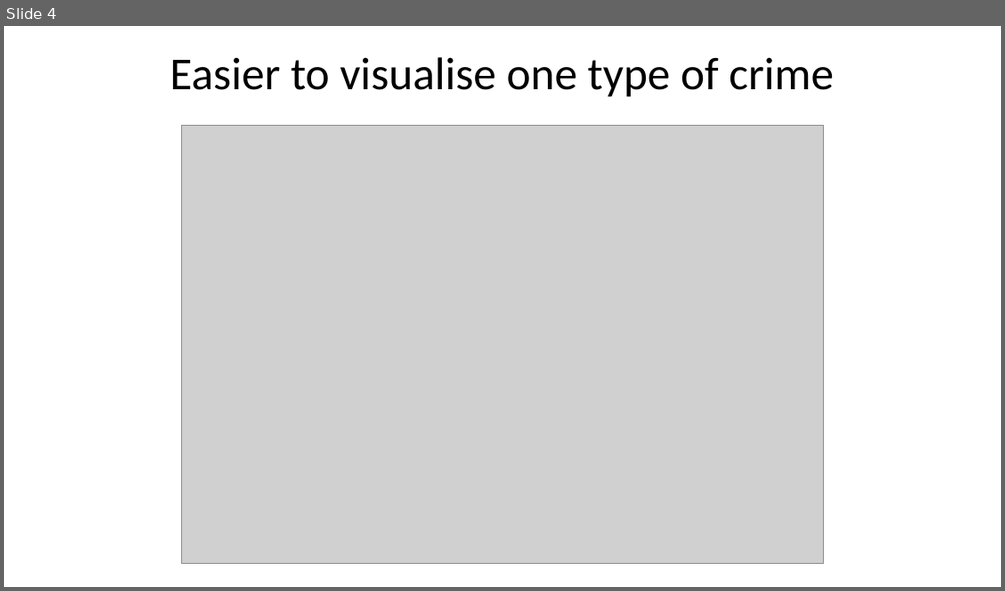
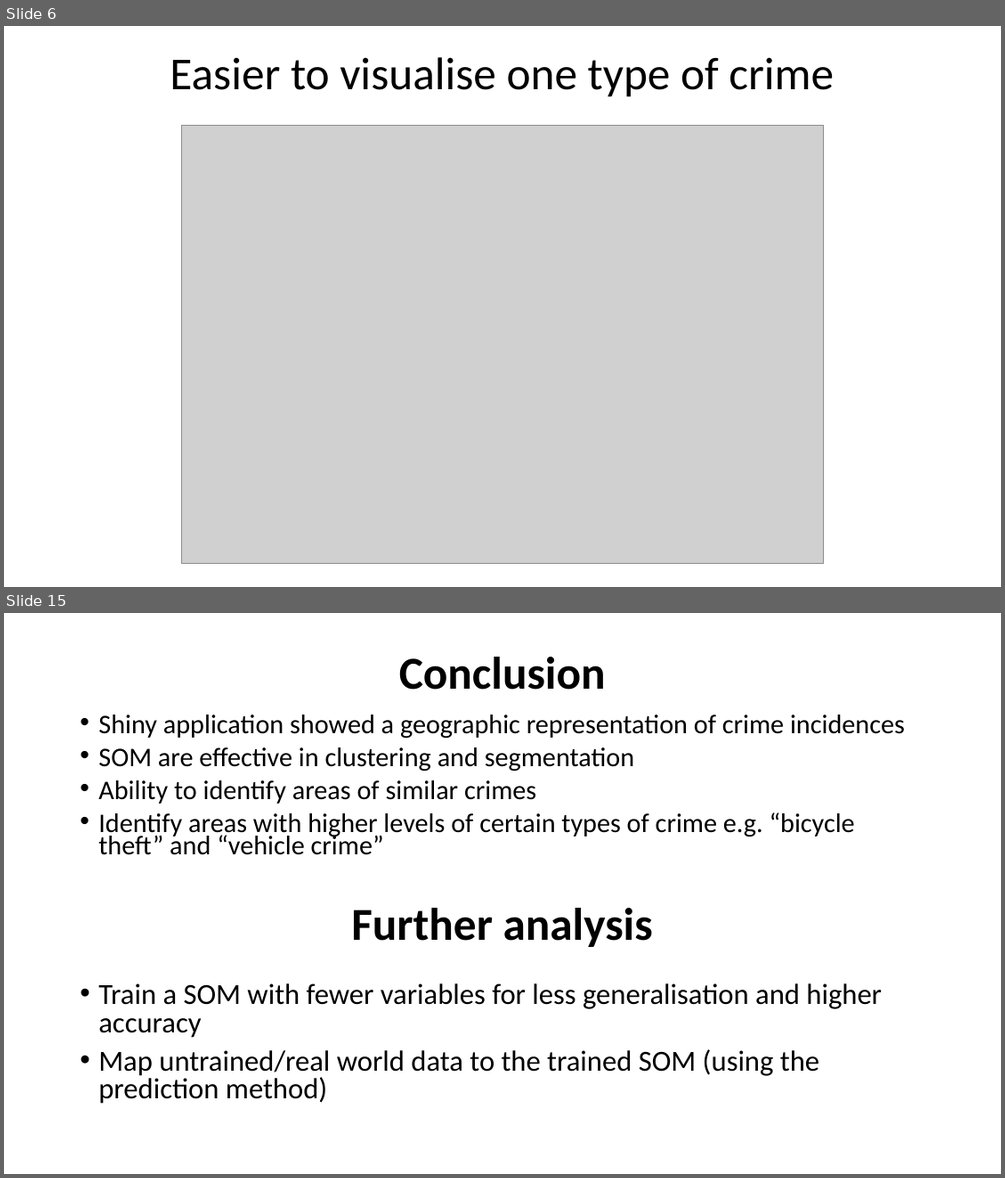
Before and after one commit to dmorison/GIS-in-R-spatial-crime-data-analysis, a slide deck: Mapping London’s crime with R.pptx. Shown one above the other, each under a label of ours: slide 4 before the commit, slides 6 and 15 after it; the slides between them are not shown. The pictures are 1005x591 and 1005x1178 pixels, drawn with LibreOffice and Linux fonts; fonts in the diff are those of the drawing; grey boxes stand for pictures. Boxes give left, top, right and bottom in pixels: in the first picture for what was removed or moved away, otherwise in the second. Text is boxed around its words. In the diff, an @@ line names an element or a change of style, - is before the commit and + after.

```diff
--- a/Mapping London’s crime with R.pptx
+++ b/Mapping London’s crime with R.pptx
@@ slide 15 added at (x1=4, y1=613, x2=1001, y2=1174), background #FFFFFF @@
@@ title added at (x1=399, y1=657, x2=606, y2=690), 44 pt, text #000000, bold @@
+Conclusion
@@ text added at (x1=98, y1=714, x2=905, y2=855), 25.9 pt, text #000000 @@
+• Shiny application showed a geographic representation of crime incidences
+• SOM are effective in clustering and segmentation
+• Ability to identify areas of similar crimes
+• Identify areas with higher levels of certain types of crime e.g. “bicycle theft” and “vehicle crime”
@@ text added at (x1=351, y1=908, x2=653, y2=947), 44 pt, text #000000, bold @@
+Further analysis
@@ text added at (x1=98, y1=983, x2=882, y2=1103), 28 pt, text #000000 @@
+• Train a SOM with fewer variables for less generalisation and higher accuracy
+• Map untrained/real world data to the trained SOM (using the prediction method)
@@ what was slide 4 is now slide 6 @@
```
Also in this commit, not shown: 5 slides changed, 8 other slides added.
